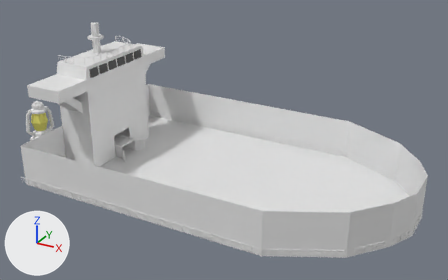
The Blender file Assets/Models/ShipInterior.blend as it was, and as the next commit left it.
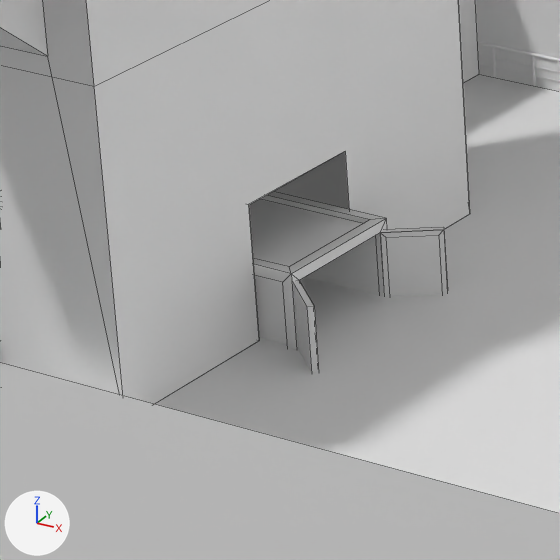
Each version appears first whole from a 50 mm lens placed at (31.7, -36.89, 21.58), pointed at (11.2, 0.38, 2.95), and next in a close-up on the part from 17% to 36% of the width and 37% to 68% of the height. Every picture has the same lights, and +X, +Y and +Z are marked at lower left. The close-ups show mesh edges as thin lines.

The scene before the commit, as lines of its bpy script (objects in view):
```python
me_cube_005 = bpy.data.meshes.new('Cube.005')
me_cube_005.from_pydata(...)  # a box spanning x -1.0..1.0, y -1.0..1.0, z -1.0..1.0
me_cube_006 = bpy.data.meshes.new('Cube.006')
me_cube_006.from_pydata(...)  # a box spanning x -1.9..0.99, y -3.63..3.63, z -2.75..1.64
me_cylinder_006 = bpy.data.meshes.new('Cylinder.006')
me_cylinder_006.from_pydata(...)  # an 8-sided cylinder along z spanning x 0.301..0.353, y -0.265..-0.212, z 1.369..1.87; an 8-sided cylinder along x spanning x 0.309..1.021, y -0.265..-0.212, z 1.845..1.898; an 8-sided cylinder along x spanning x 0.309..1.021, y -0.25..-0.227, z 1.673..1.696; an 8-sided cylinder along x spanning x 0.309..1.021, y -0.25..-0.227, z 1.528..1.551
ob_fence = bpy.data.objects.new('Fence', me_cylinder_006)
ob_fence.location = (-1.31, 8.21, -1.37)
_m = ob_fence.modifiers.new('Array', 'ARRAY')
_m.count = 90
_m.relative_offset_displace = (0.985, 0.0, 0.0)
_m = ob_fence.modifiers.new('Curve', 'CURVE')
_m.object = ob_béziercurve
ob_mainshipcollider = bpy.data.objects.new('MainShipCollider', me_cube_006)
ob_mainshipcollider.location = (0.91, 0.0, 2.74)
_m = ob_mainshipcollider.modifiers.new('Boolean', 'BOOLEAN')
_m.object = ob_negative
ob_negative = bpy.data.objects.new('Negative', me_cube_005)
ob_negative.location = (0.0, 0.0, 0.64)
ob_negative.scale = (2.9, 1.0, 1.25)
ob_negative.hide_set(True)
# also in view: 'Cube' at (0.45, 0.0, 4.12); 'BoatBottom.001' at (12.43, 0.0, 1.57); 'BoatBottom' at (12.43, 0.0, 0.0); 'ContainerWithInside' at (0.34, -0.02, 0.0)
```
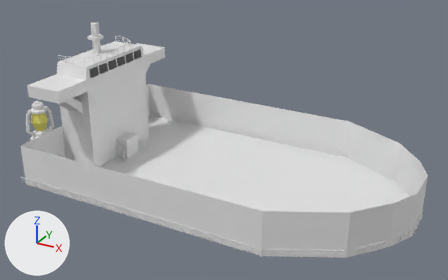
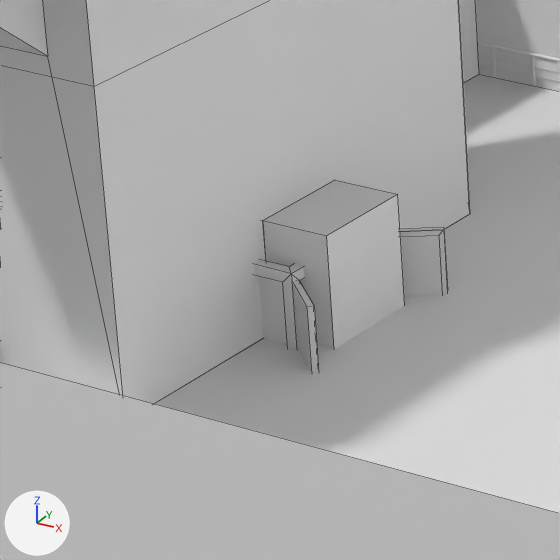
The change in detail:
Object 'Negative' (ob_negative) is now shown.
Object 'Negative' (ob_negative) is rescaled from (2.9, 1.0, 1.25) to (2.9, -0.75, 0.936).

Changed parts and their boxes (x1, y1, x2, y2) in the close-ups (560 x 560 px):
'Cube', reshaped: (0, 0, 470, 404) in both
'Negative', shown: after (263, 180, 404, 349)
'MainShipCollider', reshaped (not visible afterwards): before (277, 153, 349, 208)
'ContainerWithInside', unchanged, covered by the edit: before (249, 191, 448, 373); after (254, 227, 448, 373)
